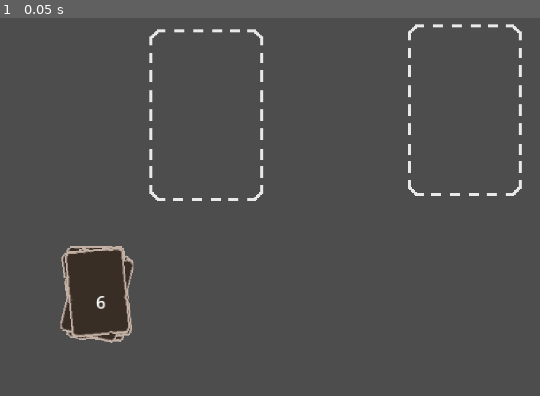
Above: before the commit, frame 1.
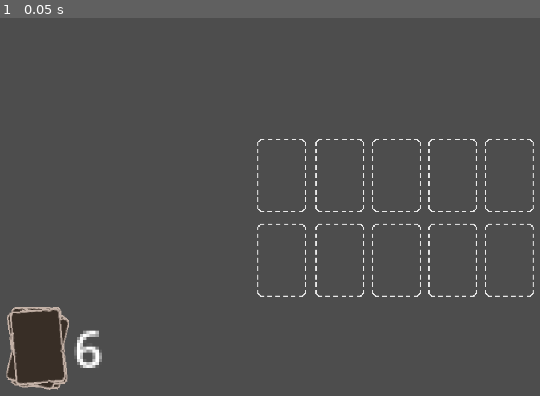
Above: after the commit, the same moment.

Repository: balaborde/Solar-Bloom
Game: Godot game, scene res://Scenes/main.tscn
Same seed, same stepped clock (60 frames per second), same inputs: the game is played once before the commit and once after it.
Inputs:
- Up to frame 1 (0.05 s): no input

The runs differ from the first frame. In frame 1, 7.4% of the frame differs, in the area x 1-99%, y 1-99%.

Commit message:
WIP: opponent and field

Diff:
--- a/Scenes/card.tscn
+++ b/Scenes/card.tscn
@@ -5,11 +5,10 @@
 [ext_resource type="Texture2D" uid="uid://du2m5kw3q72oi" path="res://Assets/back_card.png" id="2_vkc26"]
 
 [sub_resource type="RectangleShape2D" id="RectangleShape2D_lsccy"]
-size = Vector2(564, 837)
-
-[sub_resource type="Animation" id="Animation_gj4xs"]
+size = Vector2(161, 239)
+
+[sub_resource type="Animation" id="Animation_k178h"]
 resource_name = "card_flip"
-step = 0.01
 tracks/0/type = "value"
 tracks/0/imported = false
 tracks/0/enabled = true
@@ -37,14 +36,14 @@
 tracks/2/type = "value"
 tracks/2/imported = false
 tracks/2/enabled = true
-tracks/2/path = NodePath("CardImage:z_index")
+tracks/2/path = NodePath("CardImageBack:scale")
 tracks/2/interp = 1
 tracks/2/loop_wrap = true
 tracks/2/keys = {
-"times": PackedFloat32Array(0, 0.1),
-"transitions": PackedFloat32Array(1, 1),
-"update": 1,
-"values": [-1, 0]
+"times": PackedFloat32Array(0, 0.1, 0.2),
+"transitions": PackedFloat32Array(1, 1, 1),
+"update": 0,
+"values": [Vector2(2, 2), Vector2(0.2, 2), Vector2(2, 2)]
 }
 tracks/3/type = "value"
 tracks/3/imported = false
@@ -56,19 +55,19 @@
 "times": PackedFloat32Array(0, 0.1, 0.2),
 "transitions": PackedFloat32Array(1, 1, 1),
 "update": 0,
-"values": [Vector2(7, 7), Vector2(0.7, 7), Vector2(7, 7)]
+"values": [Vector2(2, 2), Vector2(0.2, 2), Vector2(2, 2)]
 }
 tracks/4/type = "value"
 tracks/4/imported = false
 tracks/4/enabled = true
-tracks/4/path = NodePath("CardImageBack:scale")
+tracks/4/path = NodePath("CardImage:z_index")
 tracks/4/interp = 1
 tracks/4/loop_wrap = true
 tracks/4/keys = {
-"times": PackedFloat32Array(0, 0.1, 0.2),
-"transitions": PackedFloat32Array(1, 1, 1),
-"update": 0,
-"values": [Vector2(7, 7), Vector2(0.7, 7), Vector2(7, 7)]
+"times": PackedFloat32Array(0, 0.1),
+"transitions": PackedFloat32Array(1, 1),
+"update": 1,
+"values": [-1, 0]
 }
 tracks/5/type = "value"
 tracks/5/imported = false
@@ -83,7 +82,7 @@
 "values": [0, -1]
 }
 
-[sub_resource type="Animation" id="Animation_qt0cr"]
+[sub_resource type="Animation" id="Animation_xfkoy"]
 length = 0.001
 tracks/0/type = "value"
 tracks/0/imported = false
@@ -112,14 +111,14 @@
 tracks/2/type = "value"
 tracks/2/imported = false
 tracks/2/enabled = true
-tracks/2/path = NodePath("CardImage:z_index")
+tracks/2/path = NodePath("CardImageBack:scale")
 tracks/2/interp = 1
 tracks/2/loop_wrap = true
 tracks/2/keys = {
 "times": PackedFloat32Array(0),
 "transitions": PackedFloat32Array(1),
-"update": 1,
-"values": [-1]
+"update": 0,
+"values": [Vector2(2, 2)]
 }
 tracks/3/type = "value"
 tracks/3/imported = false
@@ -131,19 +130,19 @@
 "times": PackedFloat32Array(0),
 "transitions": PackedFloat32Array(1),
 "update": 0,
-"values": [Vector2(7, 7)]
+"values": [Vector2(2, 2)]
 }
 tracks/4/type = "value"
 tracks/4/imported = false
 tracks/4/enabled = true
-tracks/4/path = NodePath("CardImageBack:scale")
+tracks/4/path = NodePath("CardImage:z_index")
 tracks/4/interp = 1
 tracks/4/loop_wrap = true
 tracks/4/keys = {
 "times": PackedFloat32Array(0),
 "transitions": PackedFloat32Array(1),
-"update": 0,
-"values": [Vector2(7, 7)]
+"update": 1,
+"values": [-1]
 }
 tracks/5/type = "value"
 tracks/5/imported = false
@@ -158,28 +157,28 @@
 "values": [0]
 }
 
-[sub_resource type="AnimationLibrary" id="AnimationLibrary_rgl1d"]
+[sub_resource type="AnimationLibrary" id="AnimationLibrary_v17fo"]
 _data = {
-"RESET": SubResource("Animation_qt0cr"),
-"card_flip": SubResource("Animation_gj4xs")
+"RESET": SubResource("Animation_xfkoy"),
+"card_flip": SubResource("Animation_k178h")
 }
 
 [node name="Card" type="Node2D"]
 script = ExtResource("1_8rdas")
 
 [node name="CardImageBack" type="Sprite2D" parent="."]
-scale = Vector2(7, 7)
+scale = Vector2(2, 2)
 texture = ExtResource("2_vkc26")
 
 [node name="CardImage" type="Sprite2D" parent="."]
 z_index = -1
-scale = Vector2(7, 7)
+scale = Vector2(2, 2)
 texture = ExtResource("2_ieiys")
 
 [node name="Area2D" type="Area2D" parent="."]
 
 [node name="CollisionShape2D" type="CollisionShape2D" parent="Area2D"]
-position = Vector2(0, 3.5)
+position = Vector2(0.5, 1.5)
 shape = SubResource("RectangleShape2D_lsccy")
 
 [node name="Attack" type="RichTextLabel" parent="."]
--- a/Scenes/card_slot.tscn
+++ b/Scenes/card_slot.tscn
@@ -4,13 +4,12 @@
 [ext_resource type="Texture2D" uid="uid://c7j6i0pf68qgb" path="res://Assets/card_tile.png" id="2_0dkfw"]
 
 [sub_resource type="RectangleShape2D" id="RectangleShape2D_r82dr"]
-size = Vector2(554, 836)
+size = Vector2(78, 118)
 
 [node name="CardSlot" type="Node2D"]
 script = ExtResource("1_uvbh4")
 
 [node name="CardSlotimage" type="Sprite2D" parent="."]
-scale = Vector2(7, 7)
 texture = ExtResource("2_0dkfw")
 
 [node name="Area2D" type="Area2D" parent="."]
@@ -18,5 +17,4 @@
 collision_mask = 2
 
 [node name="CollisionShape2D" type="CollisionShape2D" parent="Area2D"]
-position = Vector2(-3, 2)
 shape = SubResource("RectangleShape2D_r82dr")
--- a/Scenes/main.tscn
+++ b/Scenes/main.tscn
@@ -8,7 +8,7 @@
 [ext_resource type="Texture2D" uid="uid://bgyokpwh4hfvo" path="res://Assets/deck.png" id="6_3ri8p"]
 
 [sub_resource type="RectangleShape2D" id="RectangleShape2D_7vxw6"]
-size = Vector2(695, 968)
+size = Vector2(208, 280)
 
 [node name="Main" type="Node2D"]
 
@@ -18,23 +18,46 @@
 [node name="CardManager" type="Node2D" parent="."]
 script = ExtResource("1_qeg6w")
 
+[node name="CardSlot6" parent="." instance=ExtResource("3_r7xui")]
+position = Vector2(181, 0)
+
+[node name="CardSlot7" parent="." instance=ExtResource("3_r7xui")]
+
+[node name="CardSlot8" parent="." instance=ExtResource("3_r7xui")]
+position = Vector2(90, 0)
+
+[node name="CardSlot9" parent="." instance=ExtResource("3_r7xui")]
+position = Vector2(-91, 0)
+
+[node name="CardSlot10" parent="." instance=ExtResource("3_r7xui")]
+position = Vector2(-184, 0)
+
+[node name="CardSlot5" parent="." instance=ExtResource("3_r7xui")]
+position = Vector2(181, 136)
+
+[node name="CardSlot4" parent="." instance=ExtResource("3_r7xui")]
+position = Vector2(0, 136)
+
+[node name="CardSlot3" parent="." instance=ExtResource("3_r7xui")]
+position = Vector2(90, 136)
+
 [node name="CardSlot2" parent="." instance=ExtResource("3_r7xui")]
-position = Vector2(-914, -290)
+position = Vector2(-91, 136)
 
 [node name="CardSlot" parent="." instance=ExtResource("3_r7xui")]
-position = Vector2(328, -314)
+position = Vector2(-184, 136)
 
 [node name="PlayerHand" type="Node2D" parent="."]
 script = ExtResource("4_a2so6")
 
 [node name="Deck" type="Node2D" parent="."]
-position = Vector2(-1439, 564)
+position = Vector2(-575, 275)
 scale = Vector2(0.5, 0.5)
 script = ExtResource("5_6rksj")
 
 [node name="Sprite2D" type="Sprite2D" parent="Deck"]
 z_index = -2
-scale = Vector2(7, 7)
+scale = Vector2(2, 2)
 texture = ExtResource("6_3ri8p")
 
 [node name="Area2D" type="Area2D" parent="Deck"]
@@ -42,16 +65,16 @@
 collision_mask = 4
 
 [node name="CollisionShape2D" type="CollisionShape2D" parent="Deck/Area2D"]
-position = Vector2(-2.5, 14)
 shape = SubResource("RectangleShape2D_7vxw6")
 
 [node name="RichTextLabel" type="RichTextLabel" parent="Deck"]
-offset_left = -9.0
-offset_top = -28.0
-offset_right = 31.0
-offset_bottom = 12.0
+offset_left = 116.0
+offset_top = -112.0
+offset_right = 134.0
+offset_bottom = -88.0
 scale = Vector2(10, 10)
 text = "0"
+metadata/_edit_use_anchors_ = true
 
 [node name="Camera2D" type="Camera2D" parent="."]
-zoom = Vector2(0.5, 0.5)
+zoom = Vector2(1.5, 1.5)
--- a/Scripts/card_manager.gd
+++ b/Scripts/card_manager.gd
@@ -32,7 +32,7 @@
 
 func start_drag(card):
 	card_being_dragged = card
-	card.scale = Vector2(1, 1)
+	card.scale = Vector2(0.5, 0.5)
 
 
 func finish_drag():
@@ -42,6 +42,7 @@
 	var card_slot_found = raycast_check_for_card_slot()
 	# Card dropped in empty card slot.
 	if card_slot_found and not card_slot_found.card_in_slot:
+		card_being_dragged.scale = Vector2(0.5, 0.5)
 		player_hand_reference.remove_card_from_hand(card_being_dragged)
 		card_being_dragged.position = card_slot_found.position
 		card_being_dragged.get_node("Area2D/CollisionShape2D").disabled = true
--- a/Scripts/player_hand.gd
+++ b/Scripts/player_hand.gd
@@ -1,14 +1,11 @@
 extends Node2D
 
-const CARD_WIDTH = 300
-const HAND_Y_POSITION = 890
+const CARD_WIDTH = 140
+const HAND_Y_POSITION = 200
 var player_hand = []
-var center_screen_x
-
 
 func _ready():
-	center_screen_x = get_viewport_rect().size.x / 2
-
+	pass
 
 func add_card_to_hand(card):
 	if card not in player_hand:
@@ -29,7 +26,7 @@
 
 func calculate_card_position(index):
 	var total_width = (player_hand.size() -1) * CARD_WIDTH
-	var x_offset = center_screen_x + index * CARD_WIDTH - total_width / 2
+	var x_offset = index * CARD_WIDTH - total_width / 2
 	return x_offset
 
 
Not shown: 1 places in Scenes/card.tscn that only renumber resources
